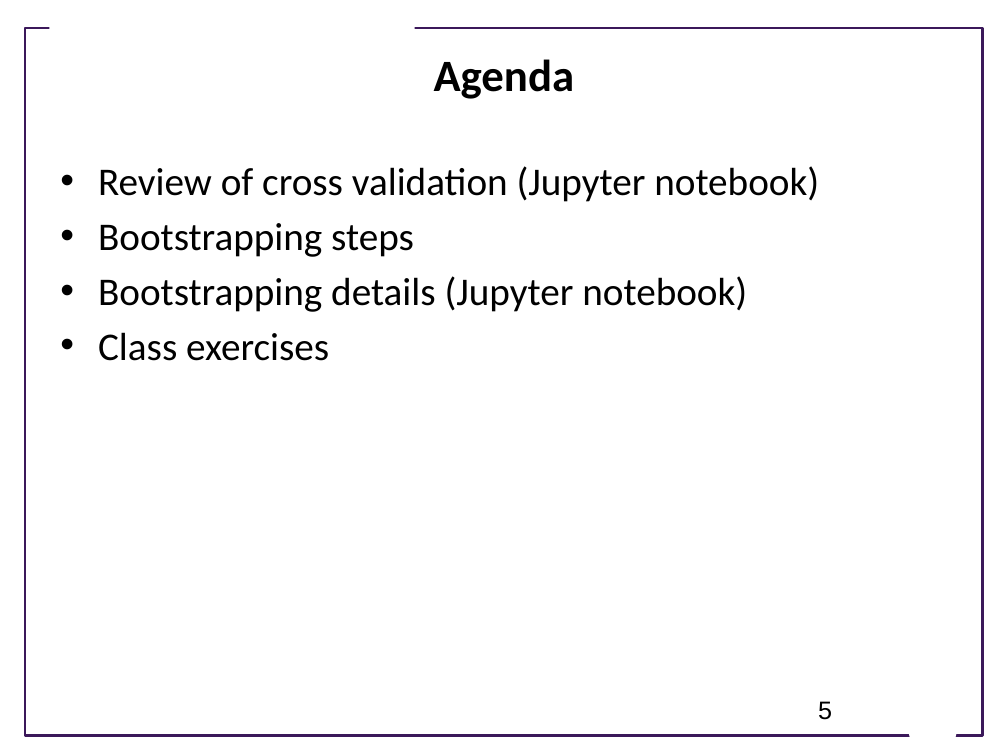
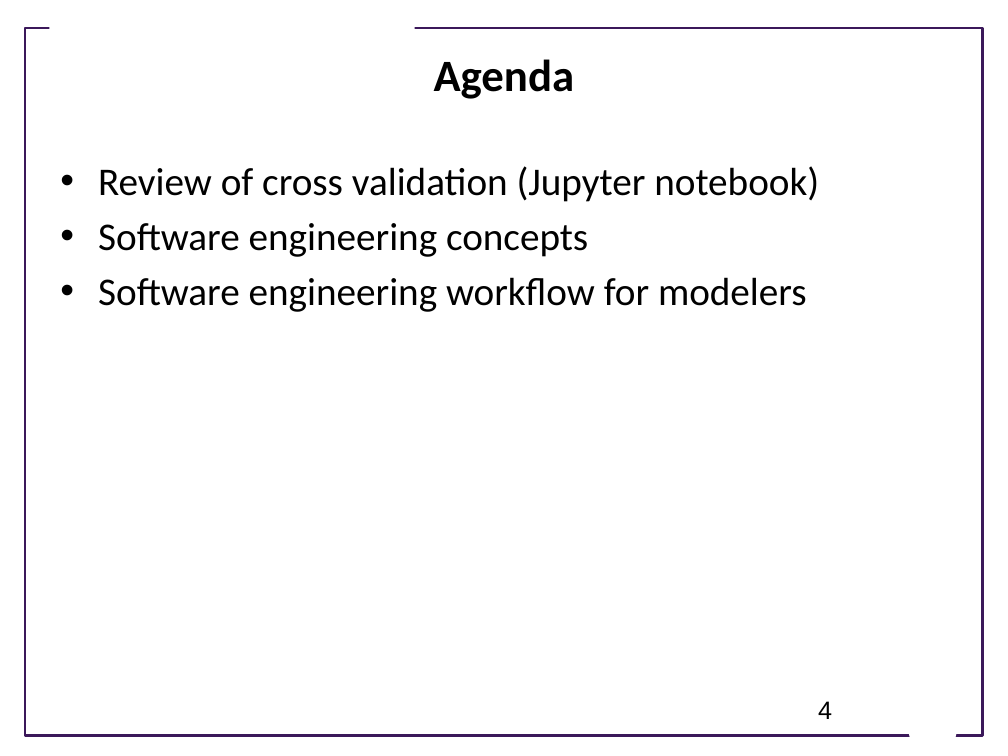
Before and after one commit to ModelEngineering/advancing-biomedical-models, a slide deck: slide 4 of lectures/lecture_10/Lecture_10_Cross_Validation_and_Software_Engineering.pptx (slide 5 before the commit). Drawn at 1008x756 pixels with LibreOffice and Linux fonts; fonts in the diff are those of the drawing; background and template pictures are left out. Boxes give left, top, right and bottom in pixels: in the first picture for what was removed or moved away, otherwise in the second. Text is boxed around its words. In the diff, an @@ line names an element or a change of style, - is before the commit and + after.

```diff
--- a/lectures/lecture_10/Lecture_10_Cross_Validation_and_Software_Engineering.pptx
+++ b/lectures/lecture_10/Lecture_10_Cross_Validation_and_Software_Engineering.pptx
@@ text at box(98, 223, 807, 312): text changed @@
-• Bootstrapping steps
-• Bootstrapping details (Jupyter notebook)
-• Class exercises
+• Software engineering concepts
+• Software engineering workflow for modelers
@@ page number at box(818, 701, 832, 719): text changed @@
-5
+4
```
Also in this commit, not shown: 3 other slides changed, 5 slides added, 3 slides removed.
